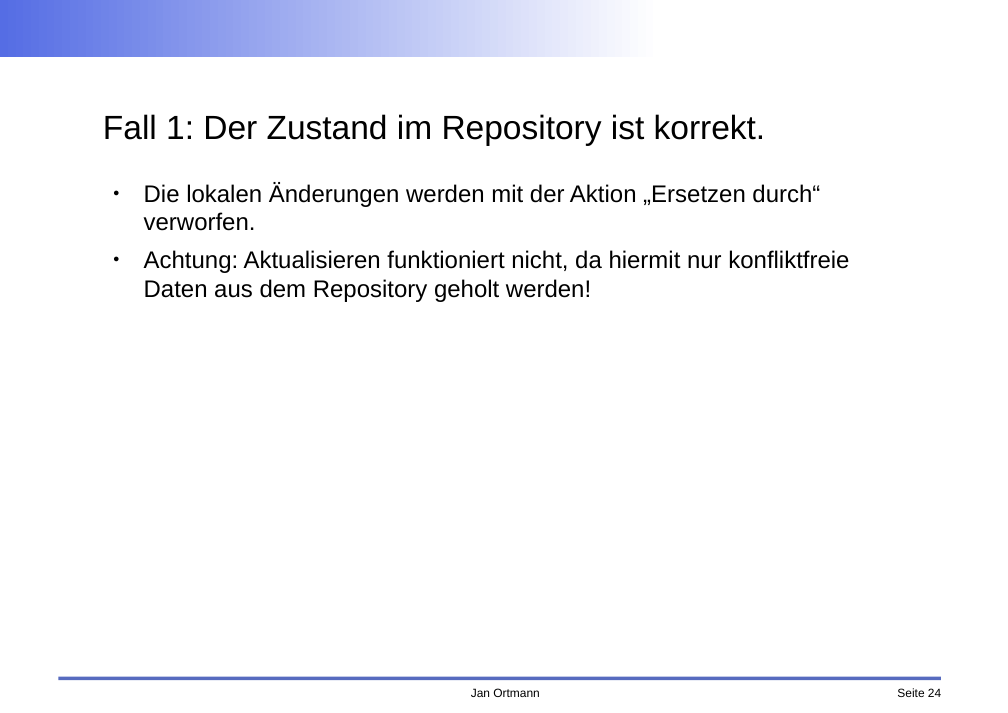
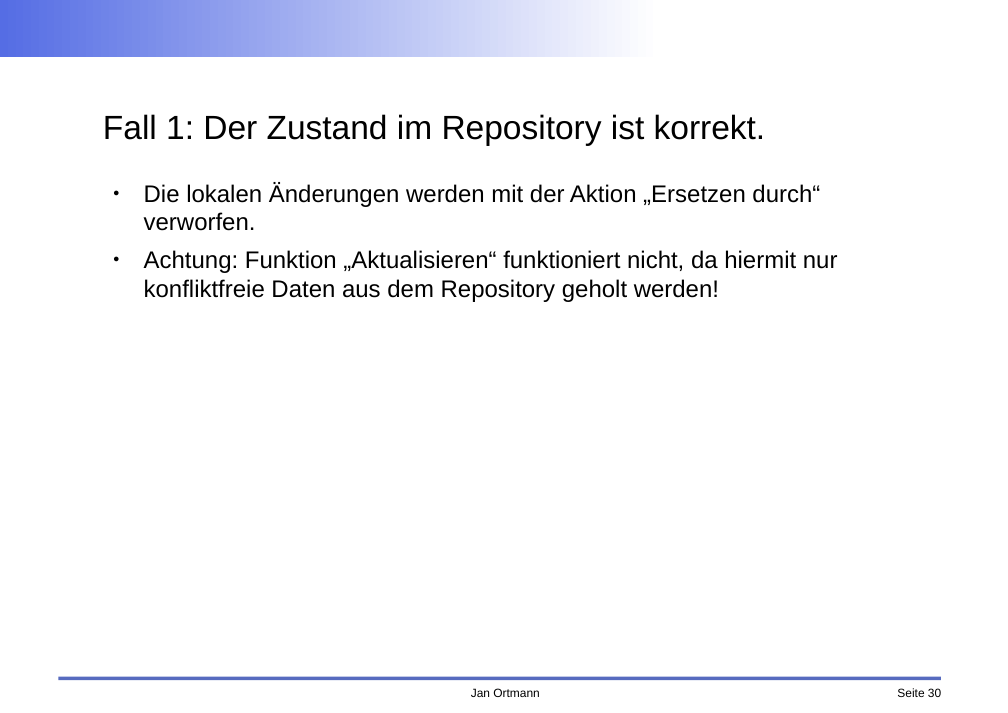
Before and after one commit to faktorips/faktorips.base, a slide deck: slide 30 of org.faktorips.doc/workshop/fachabteilung/FaktorIPS-Schulung FA Arbeiten im Team.odp (slide 24 before the commit). Drawn at 1008x713 pixels with LibreOffice and Linux fonts; fonts in the diff are those of the drawing; background and template pictures are left out. Boxes give left, top, right and bottom in pixels: in the first picture for what was removed or moved away, otherwise in the second. Text is boxed around its words. In the diff, an @@ line names an element or a change of style, - is before the commit and + after.

```diff
--- a/org.faktorips.doc/workshop/fachabteilung/FaktorIPS-Schulung FA Arbeiten im Team.odp
+++ b/org.faktorips.doc/workshop/fachabteilung/FaktorIPS-Schulung FA Arbeiten im Team.odp
@@ text at box(144, 250, 838, 302): text changed @@
-● Achtung: Aktualisieren funktioniert nicht, da hiermit nur konfliktfreie Daten aus dem Repository geholt werden!
+● Achtung: Funktion „Aktualisieren“ funktioniert nicht, da hiermit nur konfliktfreie Daten aus dem Repository geholt werden!
@@ page number at box(897, 688, 941, 697): text changed @@
-Seite 24
+Seite 30
```
Also in this commit, not shown: 6 other slides changed, 14 slides added, 3 slides removed, 10 other files.
